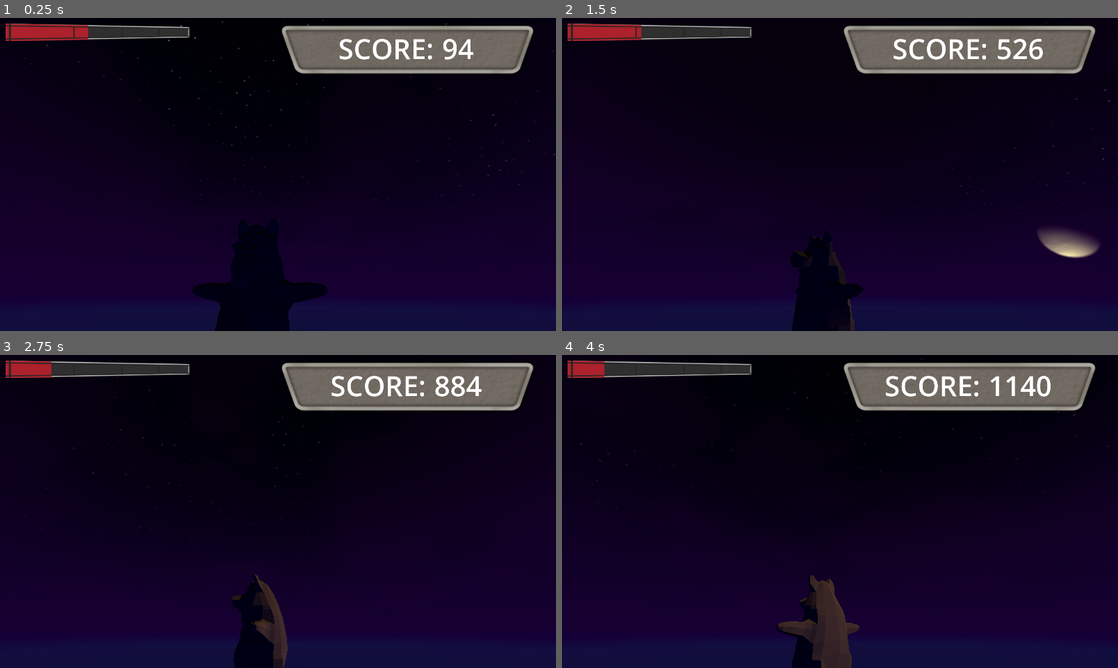
Above: before the commit, frames 1-4 (two rows, left to right).
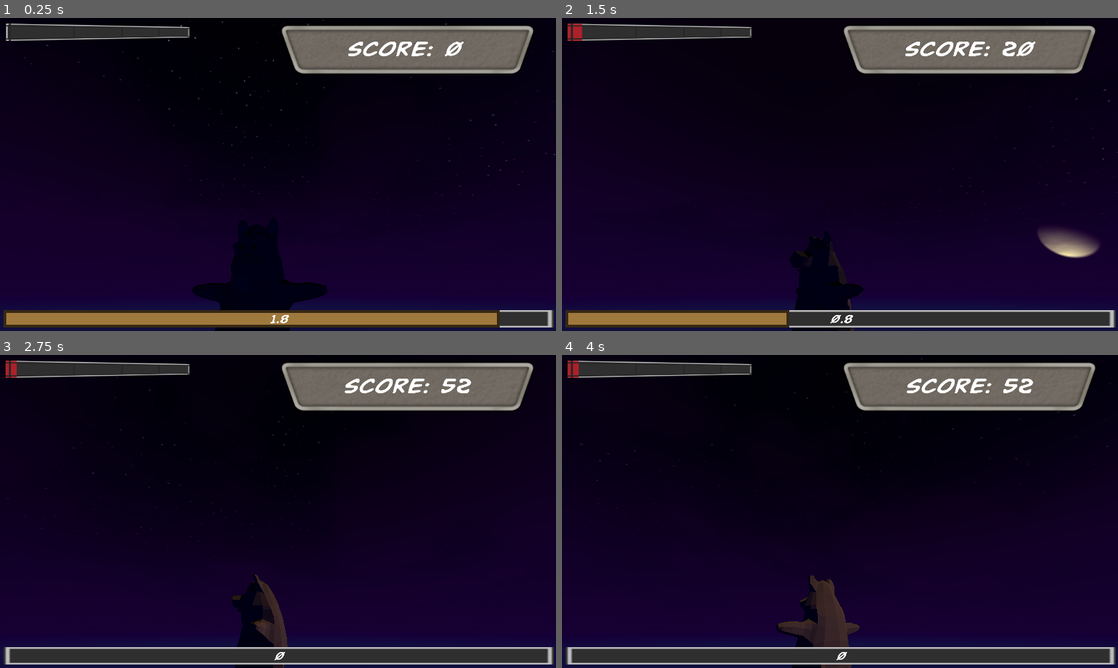
Above: after the commit, the same moments.

Repository: MattCharles/PigOne
Game: Godot game, scene res://sky.tscn
The game is run twice, just before and just after one commit, with the same random seed, the same clock (stepped at 60 frames per second) and the same inputs. The project has no main scene, so this scene is started directly.
Inputs (mouse positions are in pixels of both pictures, inside the frame that each line leads up to):
- Up to frame 1 (0.25 s): no input
- Up to frame 2 (1.5 s): move the mouse to (962, 158) at 0.52 s; click (962, 158) at 0.67 s; move the mouse to (728, 190) at 1.27 s; click (728, 190) at 1.42 s
- Up to frame 3 (2.75 s): move the mouse to (333, 442) at 2.02 s; click (333, 442) at 2.17 s
- Up to frame 4 (4 s): move the mouse to (812, 574) at 2.77 s; click (812, 574) at 2.92 s; move the mouse to (1006, 558) at 3.52 s; click (1006, 558) at 3.67 s

The runs differ from the first frame. In frame 1, 7.0% of the frame differs, in the area x 0-100%, y 1-99%; in frame 2, 6.9%; in frame 3, 6.7%; in frame 4, 6.4%.

Commit message:
Game

Diff:
--- /dev/null
+++ b/countdown.gd
@@ -0,0 +1,20 @@
+extends Control
+
+class_name Countdown
+
+var t:=0.0
+@onready var progress_bar := $ProgressBar
+@onready var progress_label := $Label
+@export var cooldown := 0.1
+@export var gameover := false
+
+# Called every frame. 'delta' is the elapsed time since the previous frame.
+func _physics_process(delta):
+	if progress_bar.value <= 0:
+		gameover = true
+		return
+	t+=delta
+	if t >= cooldown:
+		t = 0.0
+		progress_bar.value-=cooldown
+		progress_label.text = str(progress_bar.value)
--- a/score.gd
+++ b/score.gd
@@ -9,11 +9,14 @@
 @export var update_interval := 0.1
 var max_value := 100.0
 @export var overfeed_penalty := -100.0
+@onready var countdown :Countdown = $"../Countdown"
 
 func _ready():
 	texture_progress_bar = score_bar.texture_progress_bar as TextureProgressBar
 
 func _physics_process(delta):
+	if countdown.gameover:
+		return
 	t += delta
 	if t - previous_t >= update_interval:
 		previous_t = t
@@ -22,3 +25,11 @@
 		else:
 			score = score + texture_progress_bar.value
 		score_value.text = str(score)
+
+func _unhandled_input(event):
+	if countdown.gameover:
+		return
+	if event is InputEventMouseButton:
+		if event.button_index == MOUSE_BUTTON_RIGHT:
+			if event.pressed:
+				score = 0
--- a/score_bar.gd
+++ b/score_bar.gd
@@ -5,10 +5,13 @@
 @onready var texture_progress_bar := $TextureProgressBar
 @export var speed := 20.0
 @export var points_per_click := 10.0
+@onready var countdown:Countdown = $"../Countdown"
 
 var t := 0.0
 
 func _physics_process(delta):
+	if countdown.gameover:
+		return
 	t+=delta * speed
 	if t >= 1.0:
 		t=0.0
@@ -16,10 +19,12 @@
 
 
 func _unhandled_input(event):
+	if countdown.gameover:
+		return
 	if event is InputEventMouseButton:
 		if event.button_index == MOUSE_BUTTON_LEFT:
 			if event.pressed:
-				print("Left button was clicked at ", event.position)
 				texture_progress_bar.value += points_per_click
-			else:
-				print("Left button was released")
+		elif event.button_index == MOUSE_BUTTON_RIGHT:
+			if event.pressed:
+				texture_progress_bar.value = 0
--- a/sky.tscn
+++ b/sky.tscn
@@ -12,6 +12,10 @@
 [ext_resource type="Texture2D" uid="uid://daswanfwodgaa" path="res://Images/ProgressBar/BarV7_ProgressBar.png" id="9_2oii2"]
 [ext_resource type="Script" path="res://score.gd" id="11_afasc"]
 [ext_resource type="Texture2D" uid="uid://cdimxm8almcha" path="res://Images/IRONY TITLE  Large.png" id="11_yre4i"]
+[ext_resource type="FontFile" uid="uid://baeymqcpjqyhx" path="res://Fonts/buddychampionexpandital.ttf" id="12_61d4l"]
+[ext_resource type="FontFile" uid="uid://5qcsqc2qyog1" path="res://Fonts/buddychampionboldital.ttf" id="14_31nlj"]
+[ext_resource type="Script" path="res://countdown.gd" id="14_oq73b"]
+[ext_resource type="Texture2D" uid="uid://di81qcv7t5uga" path="res://Images/ProgressBar/BarV6_Bar.png" id="15_pcq5f"]
 
 [sub_resource type="ShaderMaterial" id="ShaderMaterial_msgkm"]
 shader = ExtResource("2_itwhi")
@@ -53,6 +57,17 @@
 sky = SubResource("Sky_q13r3")
 ambient_light_source = 3
 
+[sub_resource type="StyleBoxTexture" id="StyleBoxTexture_36jyd"]
+texture = ExtResource("15_pcq5f")
+
+[sub_resource type="StyleBoxFlat" id="StyleBoxFlat_iq605"]
+bg_color = Color(0.619608, 0.470588, 0.239216, 1)
+border_width_left = 10
+border_width_top = 10
+border_width_right = 10
+border_width_bottom = 10
+border_color = Color(0.211765, 0.156863, 0.0745098, 1)
+
 [node name="Level" type="Node3D"]
 script = ExtResource("1_awq8r")
 use_day_time_for_shader = true
@@ -116,14 +131,13 @@
 offset_bottom = 1.0
 grow_horizontal = 2
 grow_vertical = 2
-value = 50.0
 allow_greater = true
 nine_patch_stretch = true
 texture_under = ExtResource("7_1tsh8")
 texture_over = ExtResource("8_b4xvj")
 texture_progress = ExtResource("9_2oii2")
 
-[node name="Control" type="Control" parent="CanvasLayer"]
+[node name="ScoreDisplay" type="Control" parent="CanvasLayer"]
 layout_mode = 3
 anchors_preset = 5
 anchor_left = 0.5
@@ -133,7 +147,7 @@
 grow_horizontal = 2
 script = ExtResource("11_afasc")
 
-[node name="HBoxContainer" type="HBoxContainer" parent="CanvasLayer/Control"]
+[node name="HBoxContainer" type="HBoxContainer" parent="CanvasLayer/ScoreDisplay"]
 layout_mode = 1
 anchors_preset = 5
 anchor_left = 0.5
@@ -144,18 +158,64 @@
 offset_bottom = 171.0
 grow_horizontal = 2
 
-[node name="ScoreText" type="Label" parent="CanvasLayer/Control/HBoxContainer"]
+[node name="ScoreText" type="Label" parent="CanvasLayer/ScoreDisplay/HBoxContainer"]
 layout_mode = 2
+theme_override_fonts/font = ExtResource("12_61d4l")
 theme_override_font_sizes/font_size = 96
 text = "SCORE: "
 
-[node name="ScoreValue" type="Label" parent="CanvasLayer/Control/HBoxContainer"]
+[node name="ScoreValue" type="Label" parent="CanvasLayer/ScoreDisplay/HBoxContainer"]
 layout_mode = 2
+theme_override_fonts/font = ExtResource("12_61d4l")
 theme_override_font_sizes/font_size = 96
 text = "$"
 
-[node name="Sprite2D" type="Sprite2D" parent="CanvasLayer/Control"]
+[node name="Sprite2D" type="Sprite2D" parent="CanvasLayer/ScoreDisplay"]
 z_index = -1
 position = Vector2(0, 107)
 scale = Vector2(1.81193, 1.81193)
 texture = ExtResource("11_yre4i")
+
+[node name="Countdown" type="Control" parent="CanvasLayer"]
+layout_mode = 3
+anchors_preset = 12
+anchor_top = 1.0
+anchor_right = 1.0
+anchor_bottom = 1.0
+offset_left = 10.0
+offset_top = -42.0
+offset_right = -7.0
+offset_bottom = -42.0
+grow_horizontal = 2
+grow_vertical = 0
+script = ExtResource("14_oq73b")
+
+[node name="ProgressBar" type="ProgressBar" parent="CanvasLayer/Countdown"]
+custom_minimum_size = Vector2(0, 60)
+layout_mode = 1
+anchors_preset = 15
+anchor_right = 1.0
+anchor_bottom = 1.0
+grow_horizontal = 2
+grow_vertical = 2
+theme_override_fonts/font = ExtResource("14_31nlj")
+theme_override_font_sizes/font_size = 54
+theme_override_styles/background = SubResource("StyleBoxTexture_36jyd")
+theme_override_styles/fill = SubResource("StyleBoxFlat_iq605")
+max_value = 2.0
+step = 0.1
+value = 2.0
+show_percentage = false
+metadata/_edit_use_anchors_ = true
+
+[node name="Label" type="Label" parent="CanvasLayer/Countdown"]
+layout_mode = 1
+anchors_preset = 15
+anchor_right = 1.0
+anchor_bottom = 1.0
+grow_horizontal = 2
+grow_vertical = 2
+theme_override_fonts/font = ExtResource("12_61d4l")
+theme_override_font_sizes/font_size = 54
+text = "TIME!"
+horizontal_alignment = 1
Binary file added: Images/ProgressBar/BarV6_Bar.png
Not shown, added: Images/ProgressBar/BarV6_Bar.png.import
Not shown: 1 places in sky.tscn that only renumber resources
